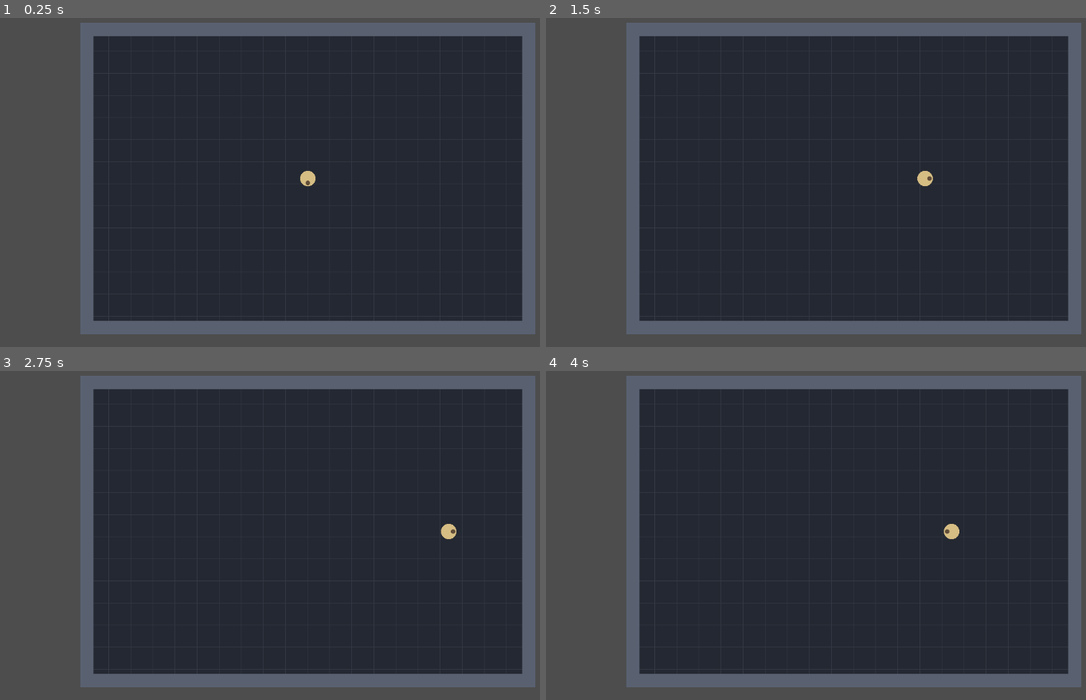
Above: before the commit, frames 1-4 (two rows, left to right).
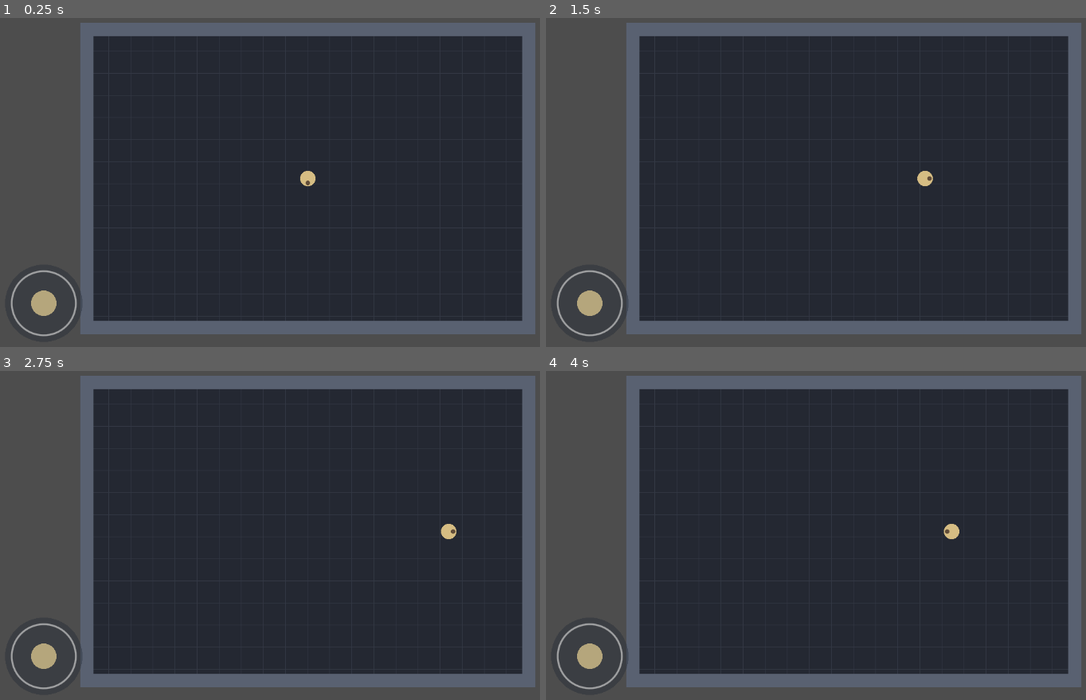
Above: after the commit, the same moments.

Repository: Jonty303/Project-Gauntlands
Game: Godot game, scene res://scenes/main.tscn
The game is run twice, just before and just after one commit, with the same random seed, the same clock (stepped at 60 frames per second) and the same inputs.
Inputs (mouse positions are in pixels of both pictures, inside the frame that each line leads up to):
- Up to frame 1 (0.25 s): no input
- Up to frame 2 (1.5 s): tap Enter at 0.5 s; move the mouse to (994, 159) at 0.52 s; hold D (move_right) 0.53-1.25 s; click (994, 159) at 0.67 s; drag from (724, 195) to (821, 251) at 1.27 s
- Up to frame 3 (2.75 s): tap Space at 2 s; move the mouse to (372, 453) at 2.02 s; hold D (move_right) from 2.03 s (still down); click (372, 453) at 2.17 s
- Up to frame 4 (4 s): release D (move_right) at 2.75 s; drag from (821, 604) to (664, 476) at 2.77 s; tap Enter at 3.5 s; move the mouse to (1042, 584) at 3.52 s; hold A (move_left) from 3.53 s (still down); click (1042, 584) at 3.67 s

The runs differ from the first frame. In frame 1, 0.5% of the frame differs, in the area x 1-15%, y 76-97%; in frame 2, 0.5%; in frame 3, 0.5%; in frame 4, 0.5%.

Commit message:
Connect touch joystick to player movement

Diff:
--- a/scenes/main.tscn
+++ b/scenes/main.tscn
@@ -1,7 +1,8 @@
-[gd_scene load_steps=3 format=3]
+[gd_scene load_steps=4 format=3]
 
 [ext_resource type="Script" path="res://scripts/main.gd" id="1"]
 [ext_resource type="PackedScene" path="res://scenes/player.tscn" id="2"]
+[ext_resource type="Script" path="res://scripts/touch_joystick.gd" id="3"]
 
 [node name="Main" type="Node2D"]
 script = ExtResource("1")
@@ -10,3 +11,19 @@
 
 [node name="Camera2D" type="Camera2D" parent="."]
 enabled = true
+
+[node name="TouchControls" type="CanvasLayer" parent="."]
+
+[node name="Joystick" type="Control" parent="TouchControls"]
+anchors_preset = 3
+anchor_top = 1.0
+anchor_bottom = 1.0
+offset_left = 24.0
+offset_top = -172.0
+offset_right = 172.0
+offset_bottom = -24.0
+grow_vertical = 0
+mouse_filter = 1
+script = ExtResource("3")
+
+[connection signal="direction_changed" from="TouchControls/Joystick" to="Player" method="set_touch_direction"]
